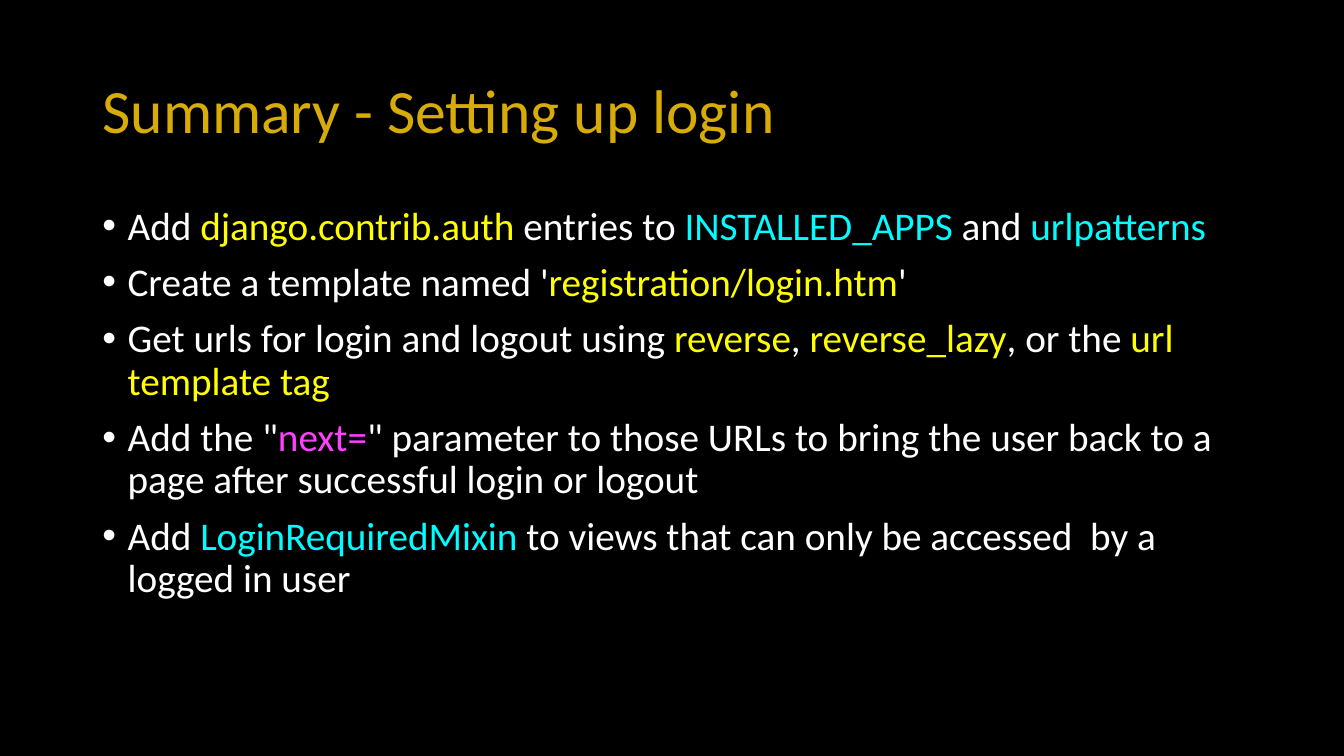
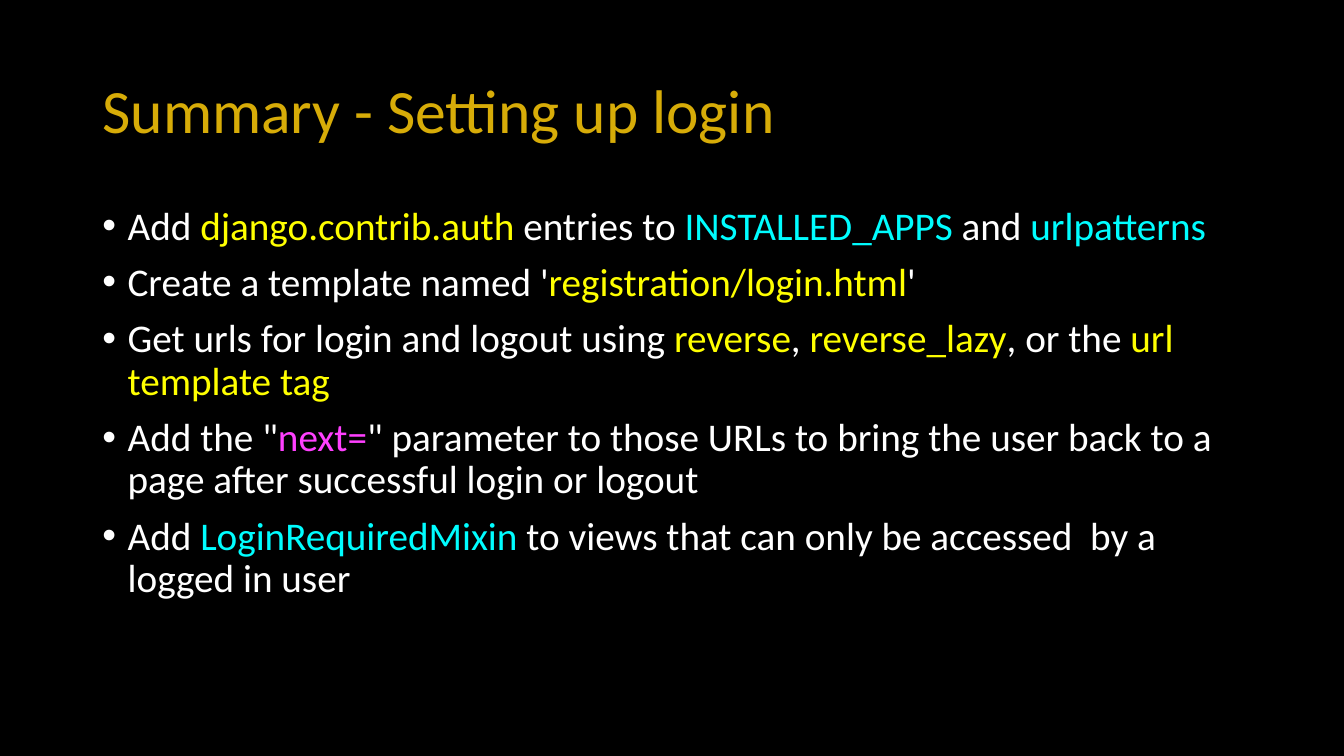
Before and after one commit to csev/dj4e, a slide deck: slide 26 of lectures/DJ-08-Login.pptx. Drawn at 1344x756 pixels with LibreOffice and Linux fonts; fonts in the diff are those of the drawing. Boxes give left, top, right and bottom in pixels: in the first picture for what was removed or moved away, otherwise in the second. Text is boxed around its words. In the diff, an @@ line names an element or a change of style, - is before the commit and + after.

Commit message:
Updates

```diff
--- a/lectures/DJ-08-Login.pptx
+++ b/lectures/DJ-08-Login.pptx
@@ text at (x1=128, y1=268, x2=916, y2=303): text changed; text colour #FFFFFF to #FFFF00 @@
-• Create a template named 'registration/login.htm'
+• Create a template named 'registration/login.html'
```
